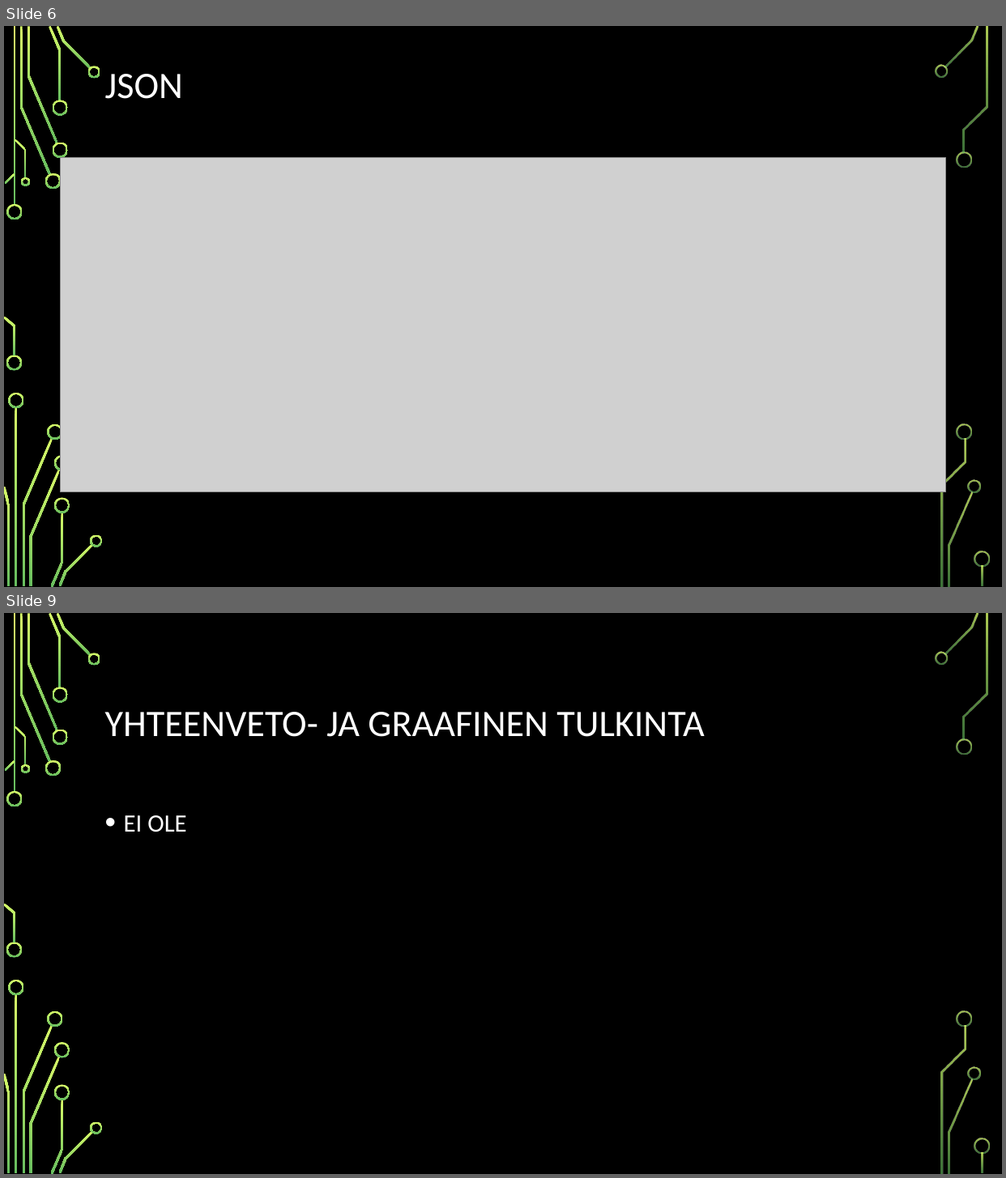
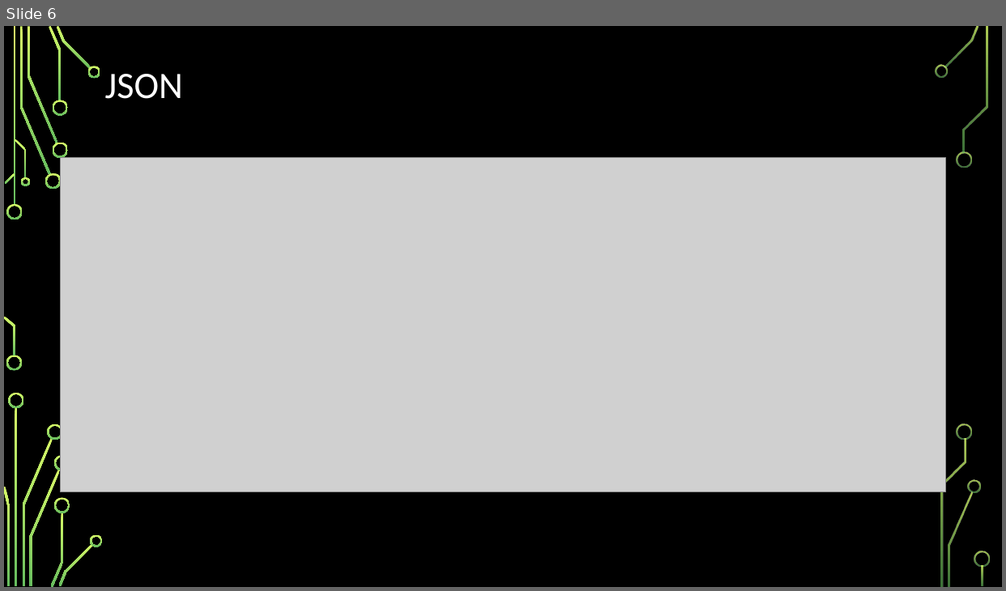
Before and after one commit to juliuspartanen/Reiska-1.1, a slide deck: PP-reiskat.pptx. Shown one above the other, each under a label of ours: slides 6 and 9 before the commit, slide 6 after it; the slides between them are not shown. The pictures are 1006x1178 and 1006x591 pixels, drawn with LibreOffice and Linux fonts; fonts in the diff are those of the drawing; grey boxes stand for pictures; background and template pictures are left out. Boxes give left, top, right and bottom in pixels: in the first picture for what was removed or moved away, otherwise in the second. Text is boxed around its words. In the diff, an @@ line names an element or a change of style, - is before the commit and + after.

```diff
--- a/PP-reiskat.pptx
+++ b/PP-reiskat.pptx
@@ slide 9 removed at box(4, 613, 1002, 1174), background picture (left out); not listed: 36 template elements that a slide beside it also shows @@
@@ title removed at box(105, 712, 704, 737) @@
-YHTEENVETO- JA GRAAFINEN TULKINTA
@@ text removed at box(124, 815, 186, 833) @@
-• EI OLE
```
Also in this commit, not shown: 5 slides changed, 1 other slide removed.
